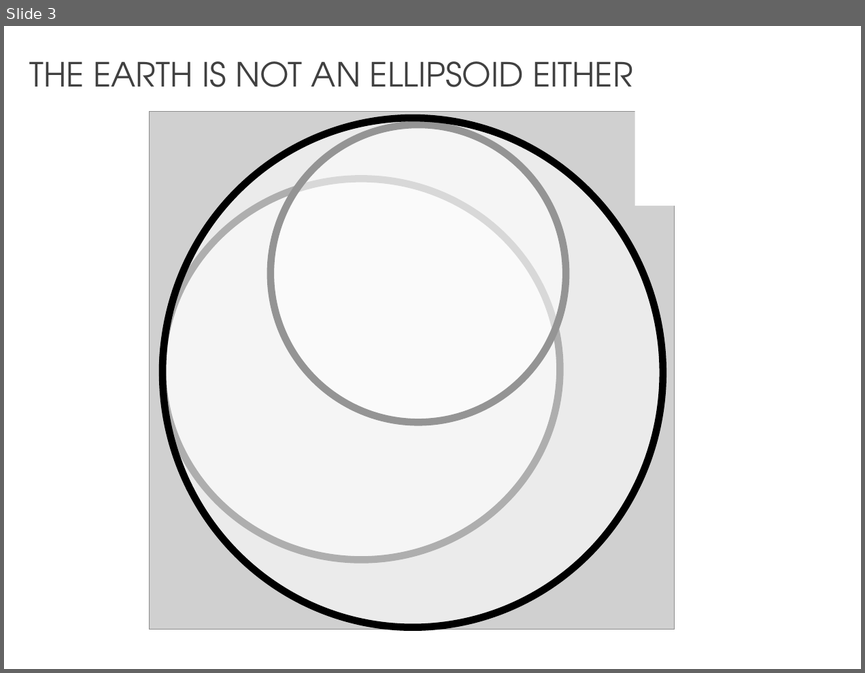
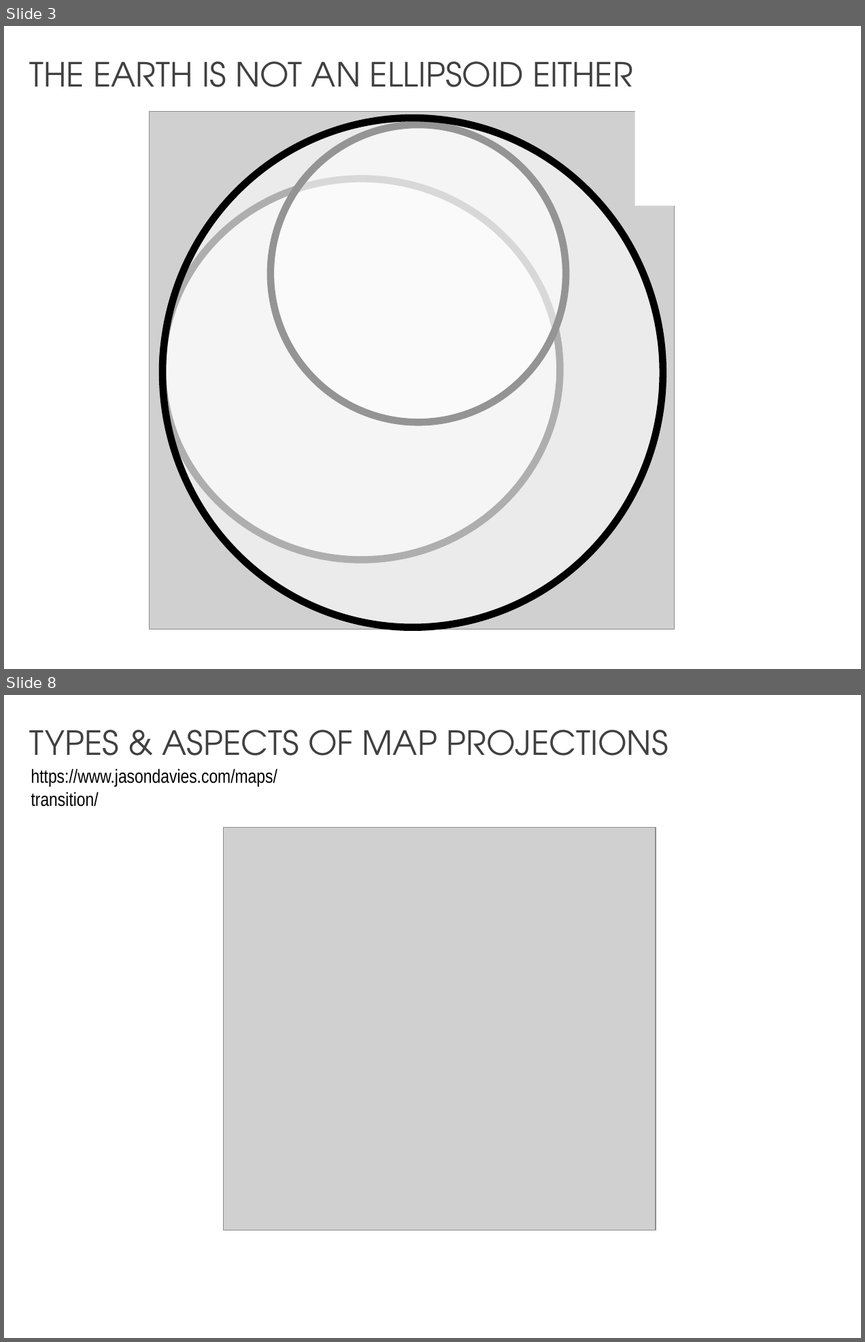
Before and after one commit to franckalbinet/gis-training-jelsa, a slide deck: master-course/ppt/map-projections.pptx. Shown one above the other, each under a label of ours: slide 3 before the commit, slides 3 and 8 after it; the slides between them are not shown. The pictures are 865x673 and 865x1342 pixels, drawn with LibreOffice and Linux fonts; fonts in the diff are those of the drawing; grey boxes stand for pictures. Boxes give left, top, right and bottom in pixels: in the first picture for what was removed or moved away, otherwise in the second. Text is boxed around its words. In the diff, an @@ line names an element or a change of style, - is before the commit and + after.

```diff
--- a/master-course/ppt/map-projections.pptx
+++ b/master-course/ppt/map-projections.pptx
@@ slide 8 added at [4, 695, 861, 1338], background #FFFFFF @@
@@ text added at [29, 730, 668, 771], 28 pt, text #404040 @@
+TYPES & ASPECTS OF MAP PROJECTIONS
@@ text added at [31, 768, 277, 807], 16 pt, text #000000 @@
+https://www.jasondavies.com/maps/transition/
@@ picture added at [224, 828, 655, 1229] @@
```
Also in this commit, not shown: 3 slides changed, 4 other slides added, 3 slides removed, 3 other files.
